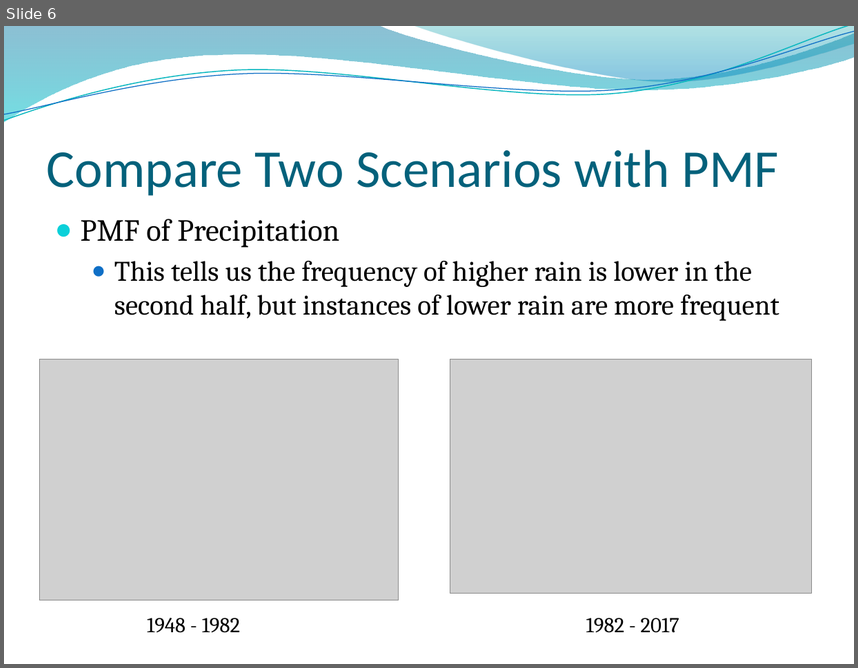
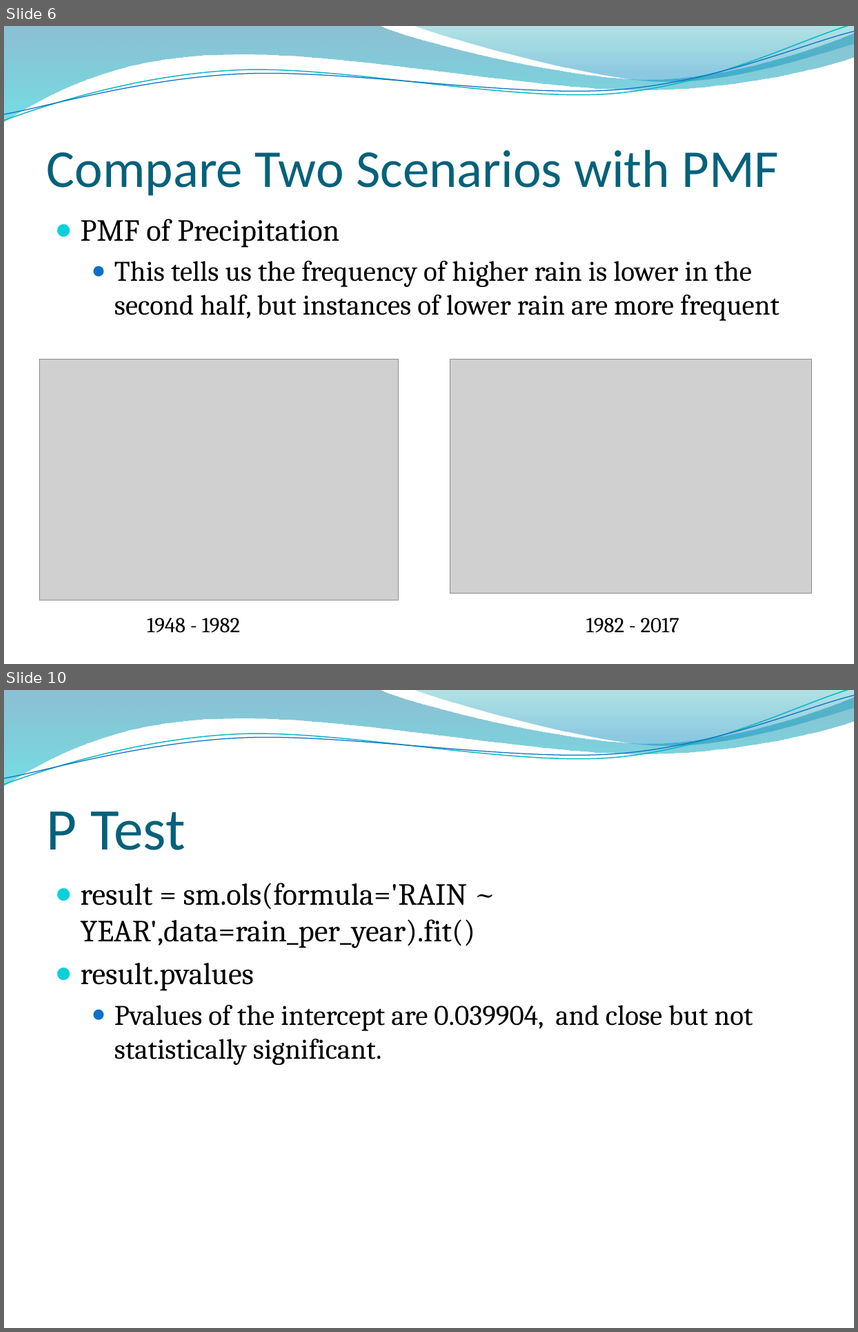
Before and after one commit to danjsiegel/530_Final, a slide deck: 530 Final.pptx. Shown one above the other, each under a label of ours: slide 6 before the commit, slides 6 and 10 after it; the slides between them are not shown. The pictures are 858x668 and 858x1332 pixels, drawn with LibreOffice and Linux fonts; fonts in the diff are those of the drawing; grey boxes stand for pictures; background and template pictures are left out. Boxes give left, top, right and bottom in pixels: in the first picture for what was removed or moved away, otherwise in the second. Text is boxed around its words. In the diff, an @@ line names an element or a change of style, - is before the commit and + after.

```diff
--- a/530 Final.pptx
+++ b/530 Final.pptx
@@ slide 10 added at bbox=[4, 690, 854, 1328], background picture (left out); not listed: 4 template elements that a slide beside it also shows @@
@@ title added at bbox=[47, 811, 185, 850], 50 pt, text #04617B @@
+P Test
@@ text added at bbox=[81, 883, 753, 1065], 26 pt, text #000000 @@
+● result = sm.ols(formula='RAIN ~ YEAR',data=rain_per_year).fit()
+● result.pvalues
+  ● Pvalues of the intercept are 0.039904, and close but not statistically significant.
```
Also in this commit, not shown: 3 other slides added, 1 slide removed, 2 other files.
